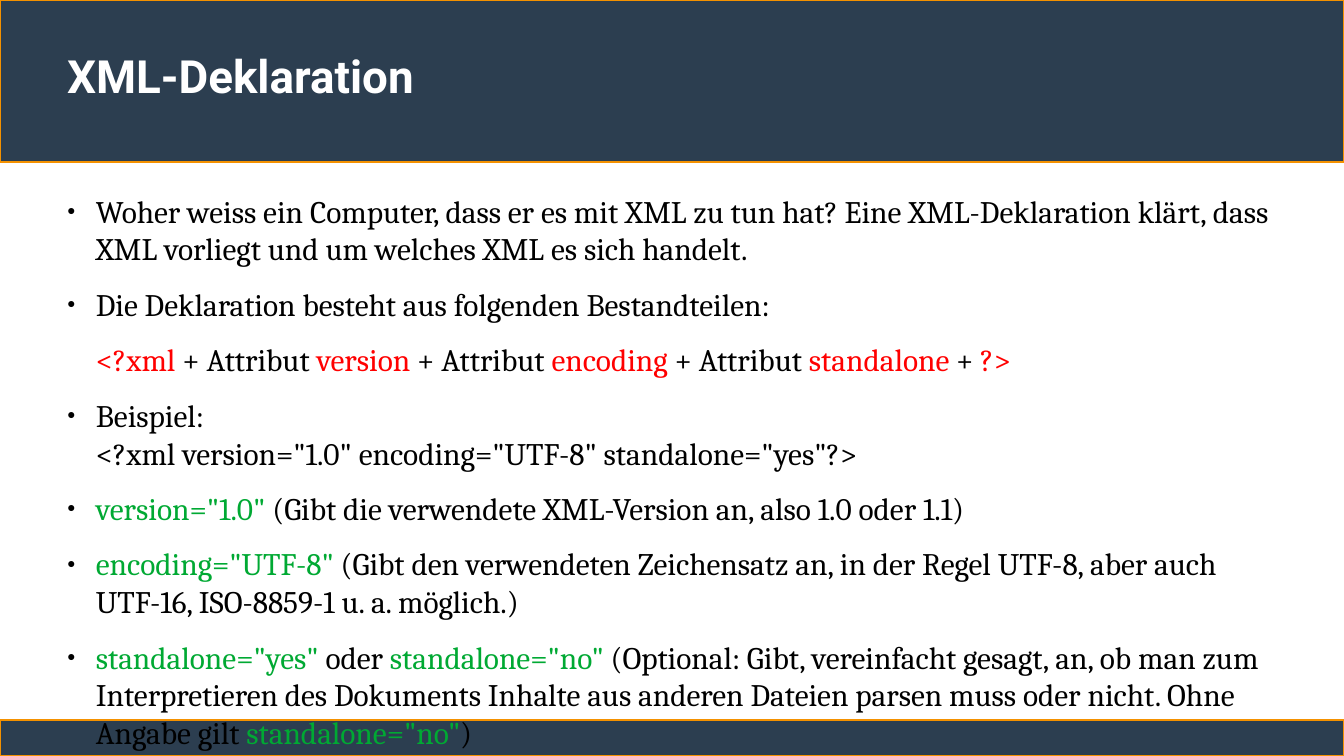
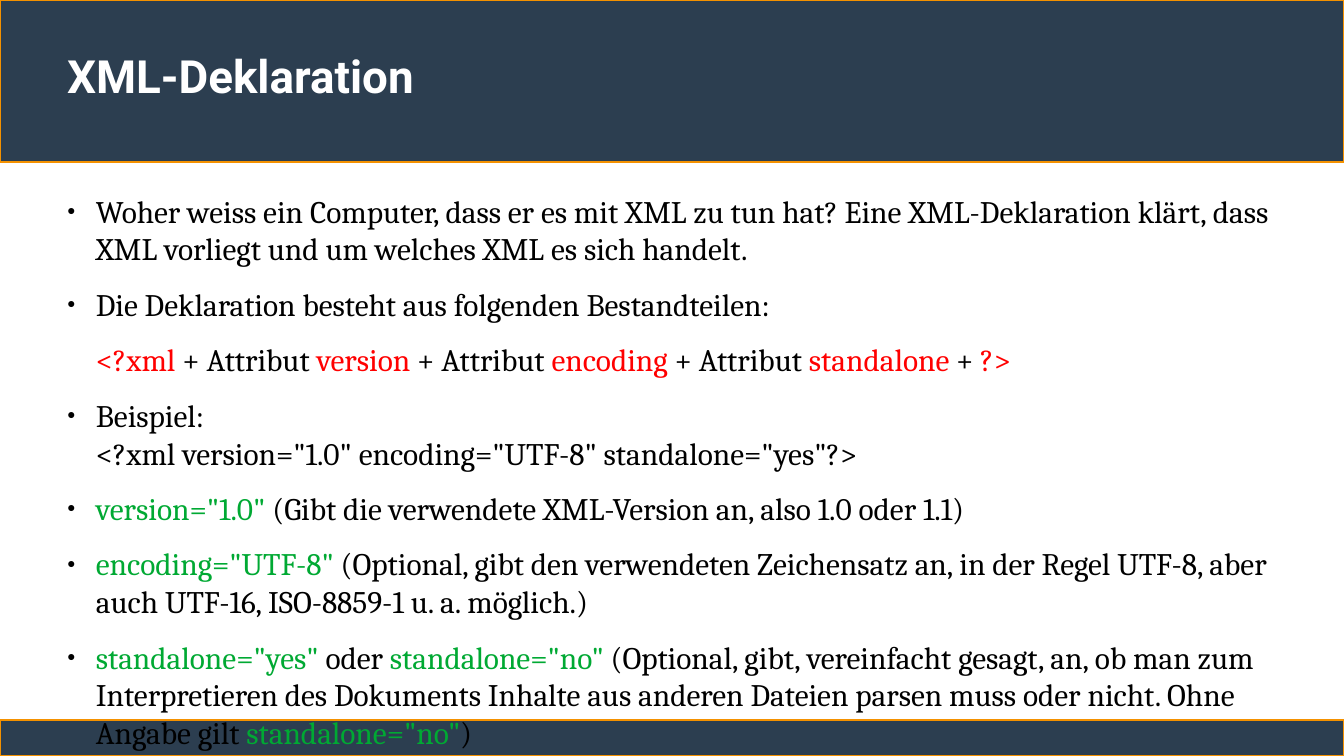
Before and after one commit to ChristianSonderUniSG/xml-kurs, a slide deck: slide 9 of sitzung_2/sitzung_2.odp. Drawn at 1344x756 pixels with LibreOffice and Linux fonts; fonts in the diff are those of the drawing. Boxes give left, top, right and bottom in pixels: in the first picture for what was removed or moved away, otherwise in the second. Text is boxed around its words. In the diff, an @@ line names an element or a change of style, - is before the commit and + after.

Commit message:
Folien überarbeitet

```diff
--- a/sitzung_2/sitzung_2.odp
+++ b/sitzung_2/sitzung_2.odp
@@ text at bbox=[96, 553, 1266, 713]: text changed @@
-● encoding="UTF-8" (Gibt den verwendeten Zeichensatz an, in der Regel UTF-8, aber auch UTF-16, ISO-8859-1 u. a. möglich.)
-● standalone="yes" oder standalone="no" (Optional: Gibt, vereinfacht gesagt, an, ob man zum Interpretieren des Dokuments Inhalte aus anderen Dateien parsen muss oder nicht. Ohne Angabe gilt standalone="no")
+● encoding="UTF-8" (Optional, gibt den verwendeten Zeichensatz an, in der Regel UTF-8, aber auch UTF-16, ISO-8859-1 u. a. möglich.)
+● standalone="yes" oder standalone="no" (Optional, gibt, vereinfacht gesagt, an, ob man zum Interpretieren des Dokuments Inhalte aus anderen Dateien parsen muss oder nicht. Ohne Angabe gilt standalone="no")
```
Also in this commit, not shown: 1 other file.
